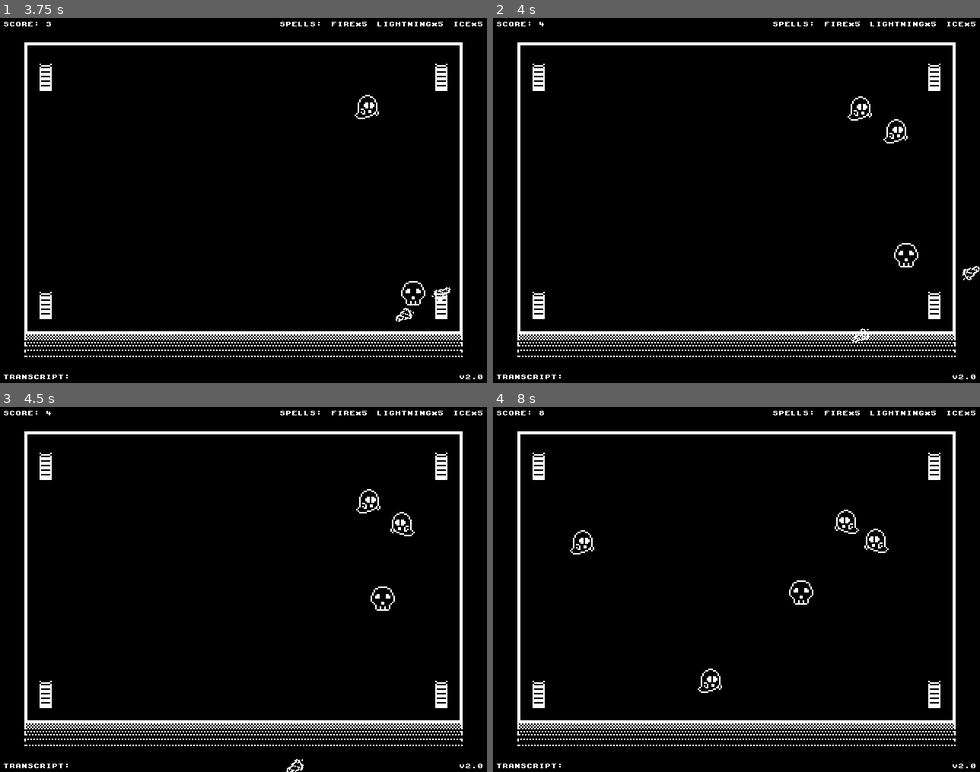
Above: before the commit, frames 1-4 (two rows, left to right).
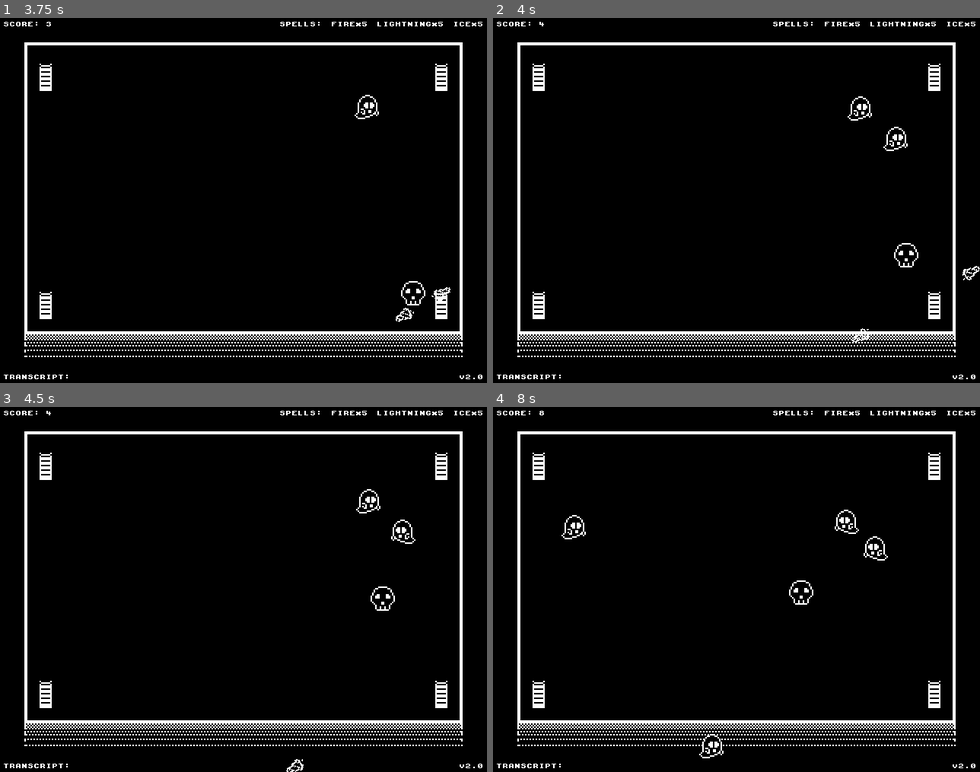
Above: after the commit, the same moments.

Repository: deepgram/SpookySpeechSpells
Game: Godot game, scene res://Scenes/Game.tscn
The game is run twice, just before and just after one commit, with the same random seed, the same clock (stepped at 60 frames per second) and the same inputs.
Inputs (mouse positions are in pixels of both pictures, inside the frame that each line leads up to):
- Up to frame 1 (3.75 s): click (243, 204) at 0.5 s; tap Enter at 1.25 s; move the mouse to (350, 182) at 1.27 s; hold D 1.28-2.03 s; tap B at 1.35 s; click (350, 182) at 1.42 s; move the mouse to (146, 218) at 2.02 s; hold S 2.03-2.78 s; tap F at 2.1 s; move the mouse to (292, 120) at 2.77 s; hold D 2.78-3.53 s; tap L at 2.85 s; move the mouse to (219, 273) at 3.52 s; hold W from 3.53 s (still down); tap I at 3.6 s; click (219, 273) at 3.67 s
- Up to frame 2 (4 s): keep holding W
- Up to frame 3 (4.5 s): move the mouse to (389, 644) at 4.27 s; release W at 4.28 s; hold A from 4.28 s (still down); tap R at 4.35 s
- Up to frame 4 (8 s): move the mouse to (590, 534) at 5.02 s; tap one key every 0.75 s from 5.1 s: M P C B; move the mouse to (760, 589) at 5.77 s; release A at 5.78 s; hold S 5.78-6.53 s; click (760, 589) at 5.92 s; move the mouse to (663, 498) at 6.52 s; hold D 6.53-7.28 s; move the mouse to (843, 571) at 7.27 s; hold W from 7.28 s (still down)

Frame 1 is identical in both runs. In frame 2, 0.1% of the frame differs, in the area x 80-86%, y 27-37%; in frame 3, 0.1%; in frame 4, 0.5%, in the area x 14-82%, y 29-97%.

Commit message:
the timer for spawning ghosts has cooler logic

Diff:
--- a/Scenes/Game.gd
+++ b/Scenes/Game.gd
@@ -3,6 +3,7 @@
 var rng = RandomNumberGenerator.new()
 
 var score = 0
+var ghost_spawn_time = 2.0
 
 var fire_spells = 5
 var lightning_spells = 5
@@ -34,7 +35,7 @@
 func _ready():
 	rng.randomize()
 	$Player.visible = false
-	$DeepgramInstance.initialize("INSERT_YOUR_API_KEY")
+	$DeepgramInstance.initialize("INSERT_YOUR_DEEPGRAM_API_KEY")
 
 	spawn_main_menu()
 
@@ -99,6 +100,8 @@
 		$Torch3/TorchLight.extinguish()
 		$Torch4/TorchLight.extinguish()
 
+		ghost_spawn_time = 2.0
+
 func spawn_fireball():
 	var fireball = load("res://Scenes/Fireball.tscn").instance()
 	add_child(fireball)
@@ -141,10 +144,15 @@
 		ghost.position = spawn_position
 		ghost.destination = $Player.position
 
+	$GhostSpawnTimer.start(ghost_spawn_time)
+
 func _on_ScoreTimer_timeout():
 	if $Player.visible:
 		score += 1
 		$CanvasLayer/HUD.update_score(score)
+
+		if ghost_spawn_time > 0.25:
+			ghost_spawn_time -= 0.05
 
 		if fire_spells < 5:
 			fire_spells += 1
@@ -183,6 +191,7 @@
 	fire_spells = 5
 	lightning_spells = 5
 	ice_spells = 5
+	ghost_spawn_time = 2.0
 
 	$CanvasLayer/HUD.update_score(score)
 
--- a/Scenes/Game.tscn
+++ b/Scenes/Game.tscn
@@ -37,6 +37,7 @@
 
 [node name="GhostSpawnTimer" type="Timer" parent="."]
 wait_time = 2.0
+one_shot = true
 autostart = true
 
 [node name="DeepgramInstance" parent="." instance=ExtResource( 6 )]
